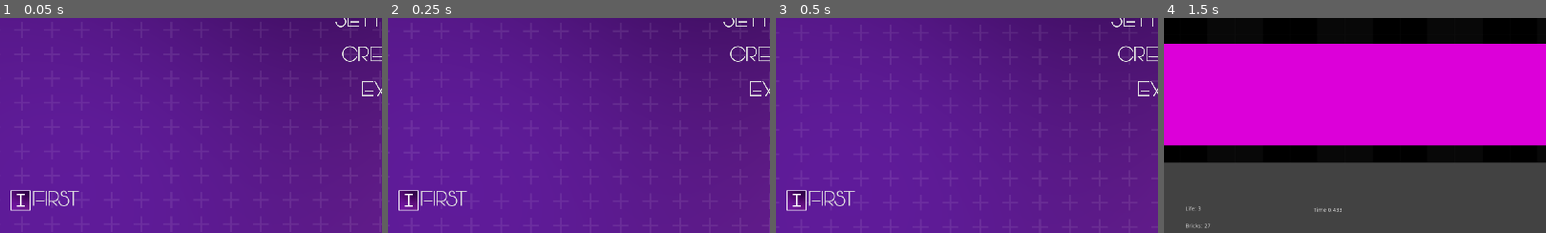
Above: before the commit, frames 1-4 (left to right).
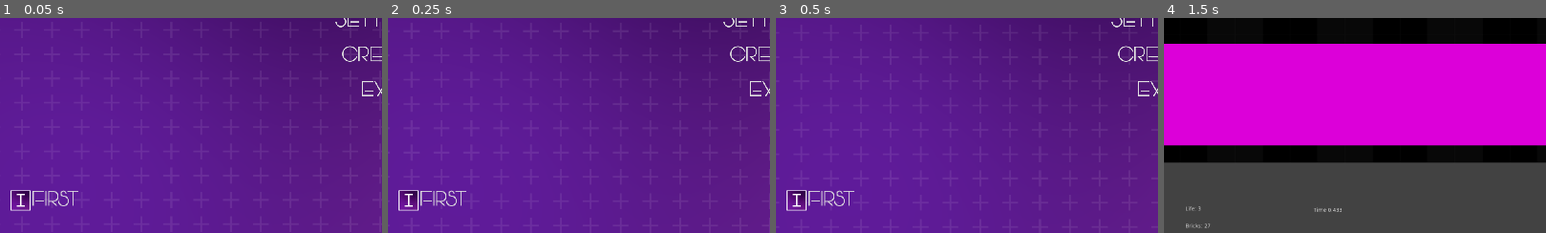
Above: after the commit, the same moments.

Repository: QuirrelForU/Arcaventure
Game: Godot game, scene res://BaseMenu/BaseMenu.tscn
Same seed, same stepped clock (60 frames per second), same inputs: the game is played once before the commit and once after it.
Inputs (mouse positions are % of the whole screen's width and height, from its top left):
- Up to frame 1 (0.05 s): no input
- Up to frame 2 (0.25 s): no input
- Up to frame 3 (0.5 s): no input
- Up to frame 4 (1.5 s): click "PLAY" at 0.5 s; move the mouse to (55, 50) at 1.27 s
The pictures show only the part of the screen within x 0-50%, y 50-100%; the shares and areas given below are measured in that part.

The runs differ from the first frame. In frame 1, 0.2% of the frame differs, in the area x 8-21%, y 80-88%; in frame 2, 0.2%; in frame 3, 0.2%; in frame 4, nothing differs.

Commit message:
fixed some bugs with resolutions

Diff:
--- a/game/BaseMenu/BaseMenu.gd
+++ b/game/BaseMenu/BaseMenu.gd
@@ -5,3 +5,13 @@
 
 func _on_StartButton_pressed():
 		ChangeScene.change_scene("res://Arkanoid/LevelFirst/LevelFirst.tscn")
+
+
+func _ready():
+	#$SaverLoader.load_game()
+	pass
+
+
+
+func update_after_load():
+	pass
--- a/game/BaseMenu/BaseMenu.tscn
+++ b/game/BaseMenu/BaseMenu.tscn
@@ -206,6 +206,9 @@
 size_flags_horizontal = 8
 size_flags_vertical = 8
 script = ExtResource( 12 )
+__meta__ = {
+"_edit_lock_": true
+}
 
 [node name="First" type="TextureRect" parent="ChoosingProfile"]
 margin_top = 13.0
@@ -215,6 +218,9 @@
 size_flags_vertical = 4
 texture = ExtResource( 13 )
 expand = true
+__meta__ = {
+"_edit_lock_": true
+}
 
 [node name="Second" type="TextureRect" parent="ChoosingProfile"]
 visible = false
@@ -226,6 +232,9 @@
 size_flags_vertical = 4
 texture = ExtResource( 14 )
 expand = true
+__meta__ = {
+"_edit_lock_": true
+}
 
 [node name="Third" type="TextureRect" parent="ChoosingProfile"]
 visible = false
@@ -237,6 +246,9 @@
 size_flags_vertical = 4
 texture = ExtResource( 15 )
 expand = true
+__meta__ = {
+"_edit_lock_": true
+}
 
 [node name="ProfilesChoose" type="OptionButton" parent="ChoosingProfile"]
 margin_left = 54.0
@@ -245,8 +257,11 @@
 size_flags_horizontal = 8
 size_flags_vertical = 8
 theme = ExtResource( 9 )
-align = 2
+align = 1
 icon_align = 2
+__meta__ = {
+"_edit_lock_": true
+}
 
 [node name="Credits" type="Control" parent="."]
 visible = false
--- a/game/BaseMenu/ChoosingProfile.gd
+++ b/game/BaseMenu/ChoosingProfile.gd
@@ -2,20 +2,16 @@
 
 
 onready var profiles_control = $ProfilesChoose
-onready var profile_icon_first = $First
-onready var profile_icon_second = $Second
-onready var profile_icon_third = $Third
 
 onready var profile_icons = [$First,$Second,$Third]
 
 var profiles : Dictionary = {"First":0,"Second":1,"Third":2}
 
-var profile_index setget _set_profile_index
+var profile_index = 0 setget _set_profile_index
 
 
 func _ready():
 	set_profiles()
-
 
 
 func set_profiles():
--- a/game/BaseMenu/SaverLoader.gd
+++ b/game/BaseMenu/SaverLoader.gd
@@ -2,19 +2,20 @@
 extends Node
 
 onready var profile_settings = $"../Settings"
-
+onready var profile_index_choosing = $"../ChoosingProfile"
 func save_game():
 	var saved_game := SavedGame.new()
 
 	saved_game.current_resolution = profile_settings.resolution_key
 	saved_game.curren_fullscreen_mode = profile_settings.fullscreen_mode
+	saved_game.current_profile = profile_index_choosing.profile_index
 
-
-	ResourceSaver.save("user://savegame.tres",saved_game)
+	ResourceSaver.save("user://savegame_" + str(profile_index_choosing.profile_index)+".tres",saved_game)
 
 
 func load_game():
-	var saved_game : SavedGame = load("user://savegame.tres") as SavedGame
+	var saved_game : SavedGame = load("user://savegame_" + str(profile_index_choosing.profile_index)+".tres") as SavedGame
 
 	profile_settings.resolution_key = saved_game.current_resolution
 	profile_settings.fullscreen_mode = saved_game.curren_fullscreen_mode
+	profile_index_choosing.profile_index = saved_game.current_profile
--- a/game/BaseMenu/Settings.gd
+++ b/game/BaseMenu/Settings.gd
@@ -4,8 +4,8 @@
 
 var is_borderless = false
 
-var resolution_key = "1920x1080"
-var fullscreen_mode = OS.window_fullscreen
+var resolution_key = "1920x1080" setget _set_resolution_key
+var fullscreen_mode = OS.window_fullscreen setget _set_fullscreen_mode
 
 var resolutions: Dictionary = {
 			  "1920x1080": Vector2(1920, 1080),
@@ -25,10 +25,14 @@
 
 
 func _on_OptionButton_item_selected(index):
-	var size = resolutions.get(res_option_button.get_item_text(index))
-	OS.set_window_size(size)
+	self.resolution_key = res_option_button.get_item_text(index)
 
 
+
+func _set_resolution_key(new_resolution):
+	resolution_key = new_resolution
+	var size = resolutions[resolution_key]
+	OS.set_window_size(size)
 
 func _on_WindowedCheck_pressed():
 	is_borderless = !is_borderless
@@ -36,5 +40,11 @@
 
 
 func _on_FullScreenCheck_pressed():
-	OS.set_window_fullscreen(!OS.window_fullscreen)
-	res_option_button.disabled = OS.window_fullscreen
+	self.fullscreen_mode = !OS.window_fullscreen
+
+
+func _set_fullscreen_mode(new_fullscreen_state):
+	fullscreen_mode = new_fullscreen_state
+	OS.window_fullscreen = fullscreen_mode
+	$VBoxContainer/Fullscreen2/FullScreenCheck.pressed = fullscreen_mode
+	res_option_button.disabled = fullscreen_mode
--- a/game/project.godot
+++ b/game/project.godot
@@ -41,6 +41,7 @@
 window/size/width=1920
 window/size/height=1080
 window/size/resizable=false
+window/size/borderless=true
 window/stretch/mode="viewport"
 window/stretch/aspect="keep"
 
